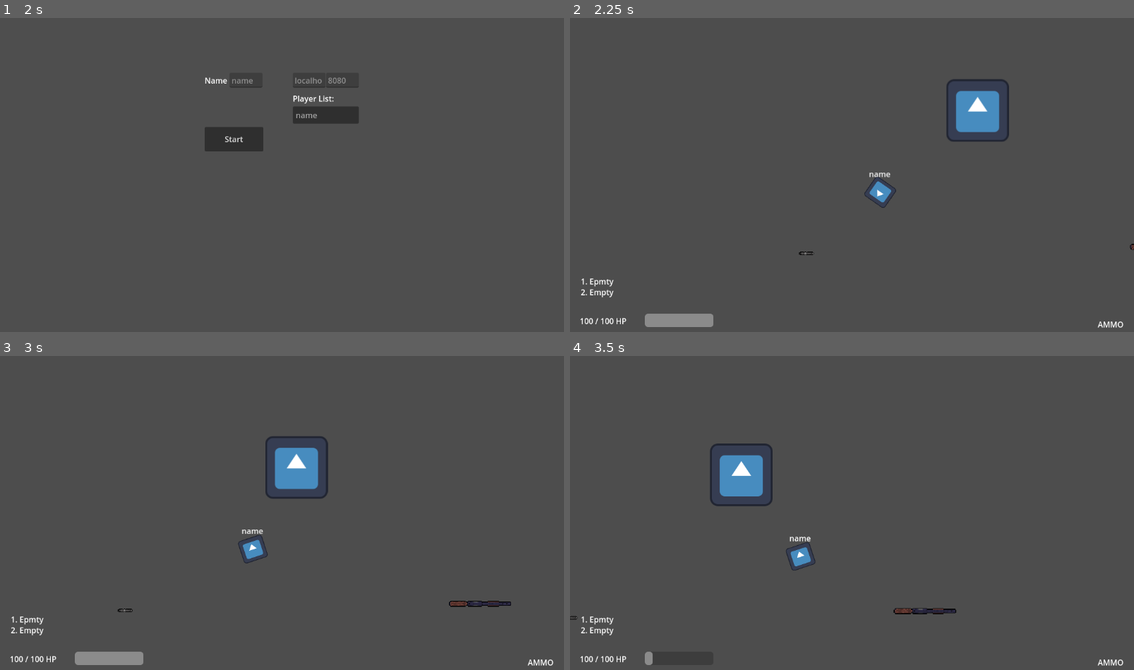
Above: before the commit, frames 1-4 (two rows, left to right).
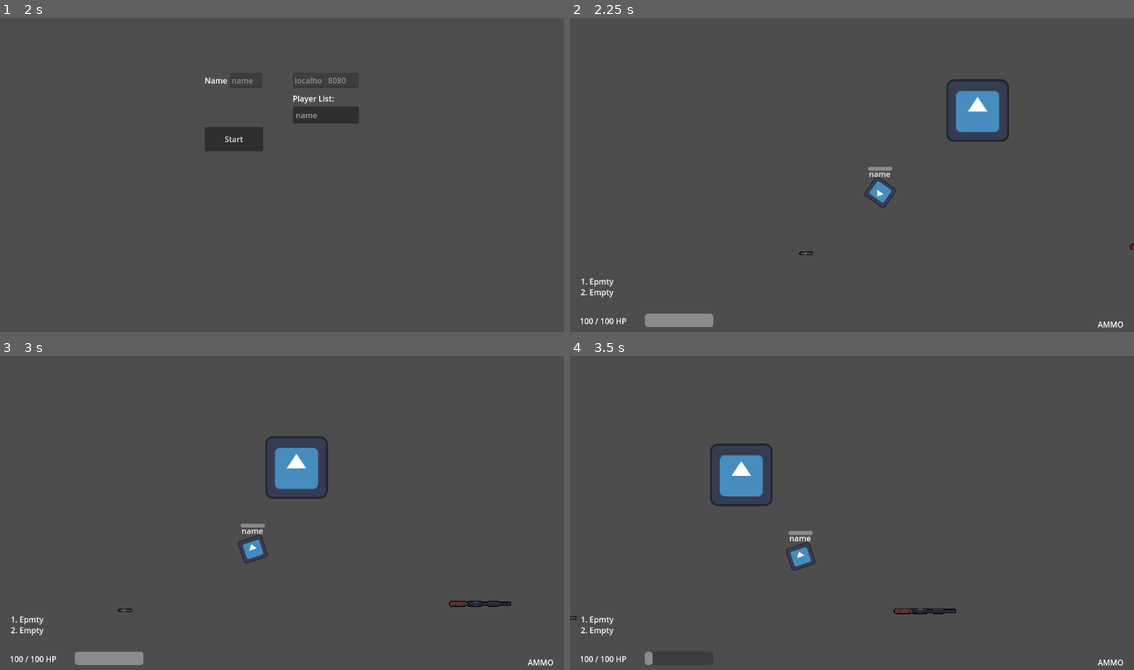
Above: after the commit, the same moments.

Repository: filipjaruska/mtds
Game: Godot game, scene res://nodes/menu/main.tscn
Same seed, same stepped clock (60 frames per second), same inputs: the game is played once before the commit and once after it. The engine's default icon, where the game draws it, is replaced by a stand-in: a white triangle on a blue panel in a dark square.
Inputs (mouse positions are in pixels of both pictures, inside the frame that each line leads up to):
- Up to frame 1 (2 s): click "Start" at 0.5 s; click "Host" at 1.25 s
- Up to frame 2 (2.25 s): click "Start" at 2 s
- Up to frame 3 (3 s): tap Enter at 2.75 s; move the mouse to (406, 497) at 2.77 s; hold Right (ui_right) from 2.78 s (still down); tap Shift (Dash) at 2.85 s
- Up to frame 4 (3.5 s): keep holding Right (ui_right)

Frame 1 is identical in both runs. In frame 2, less than 0.1% of the frame differs, in the area x 52-58%, y 47-49%; in frame 3, less than 0.1%; in frame 4, less than 0.1%, in the area x 38-44%, y 55-58%.

Commit message:
Add HealthBar

Diff:
--- a/nodes/player/player.tscn
+++ b/nodes/player/player.tscn
@@ -17,6 +17,9 @@
 properties/1/path = NodePath("Node2D:rotation")
 properties/1/spawn = true
 properties/1/replication_mode = 1
+properties/2/path = NodePath("HealthBar:value")
+properties/2/spawn = true
+properties/2/replication_mode = 1
 
 [node name="Player" type="CharacterBody2D" groups=["Player"]]
 script = ExtResource("1_bpepw")
@@ -45,6 +48,13 @@
 offset_right = 24.0
 offset_bottom = -26.0
 text = "Name"
+
+[node name="HealthBar" type="ProgressBar" parent="."]
+offset_left = -25.0
+offset_top = -52.0
+offset_right = 25.0
+offset_bottom = -44.0
+show_percentage = false
 
 [node name="CollisionShape2D" type="CollisionShape2D" parent="."]
 shape = SubResource("CircleShape2D_b7jsc")
--- a/scripts/components/health_component.gd
+++ b/scripts/components/health_component.gd
@@ -5,6 +5,7 @@
 
 @onready var UI = $"../Camera2D/UI"
 @onready var heal_timer = $HealTimer
+@onready var health_bar = $"../HealthBar"
 
 @export var MAX_HEALTH: float = 100.0
 var current_health: float
@@ -15,6 +16,8 @@
 func _ready():
 	current_health = MAX_HEALTH
 	update_ui()
+	health_bar.max_value = MAX_HEALTH
+	health_bar.value = current_health
 
 func _process(_delta):
 	death()
@@ -23,6 +26,7 @@
 func update_health(new_health: float):
 	current_health = new_health
 	update_ui()
+	health_bar.value = current_health
 
 func damage(dmg: float, penetration: float):
 	if dmg < 0.0:
@@ -30,12 +34,14 @@
 	var effective_resist: float = max(physical_resist - penetration, 0.0)
 	var final_dmg: float = dmg * (1.0 - effective_resist)
 	current_health -= final_dmg
+	health_bar.value = current_health
 	rpc("update_health", current_health)
 	update_ui()
 	heal_timer.start(5.0)
 
 func heal(amount: float):
 	current_health = min(current_health + amount, MAX_HEALTH)
+	health_bar.value = current_health
 	rpc("update_health", current_health)
 	update_ui()
 
